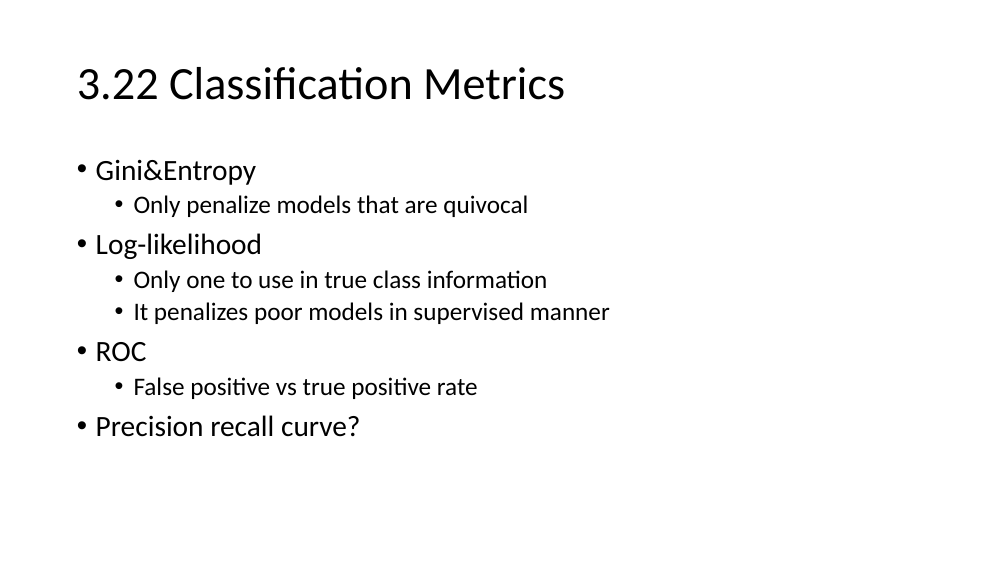
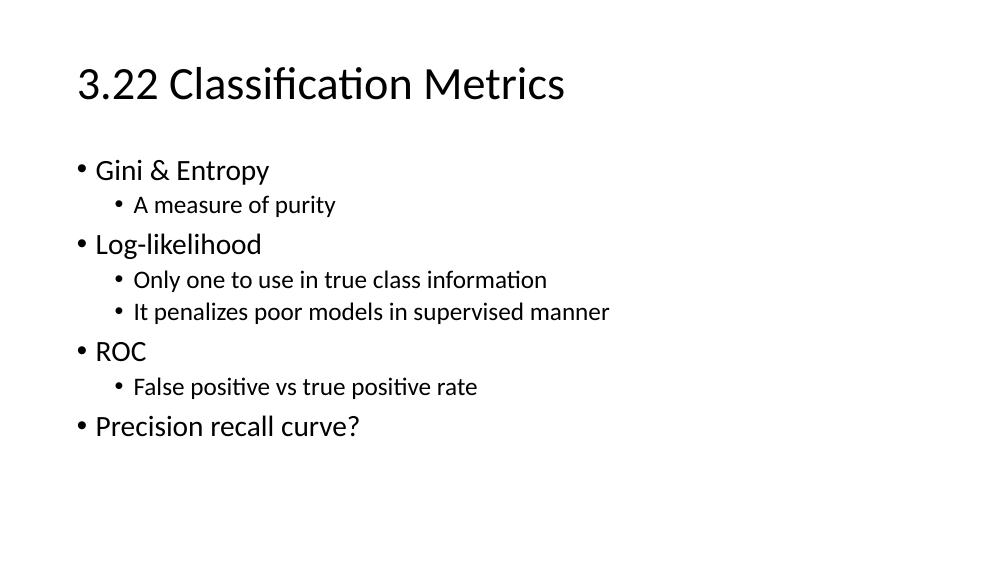
Before and after one commit to socalrug/bookclub, a slide deck: slide 6 of Club-02-Feature_Engineering_and_Selection/session-03-C3/Chapter 3 A Review of the Predictive Modeling.pptx. Drawn at 1008x567 pixels with LibreOffice and Linux fonts; fonts in the diff are those of the drawing. Boxes give left, top, right and bottom in pixels: in the first picture for what was removed or moved away, otherwise in the second. Text is boxed around its words. In the diff, an @@ line names an element or a change of style, - is before the commit and + after.

```diff
--- a/Club-02-Feature_Engineering_and_Selection/session-03-C3/Chapter 3 A Review of the Predictive Modeling.pptx
+++ b/Club-02-Feature_Engineering_and_Selection/session-03-C3/Chapter 3 A Review of the Predictive Modeling.pptx
@@ text at (96, 159, 336, 217): text changed @@
-• Gini&Entropy
-  • Only penalize models that are quivocal
+• Gini & Entropy
+  • A measure of purity
```
Also in this commit, not shown: 4 other slides changed, 1 other file.
